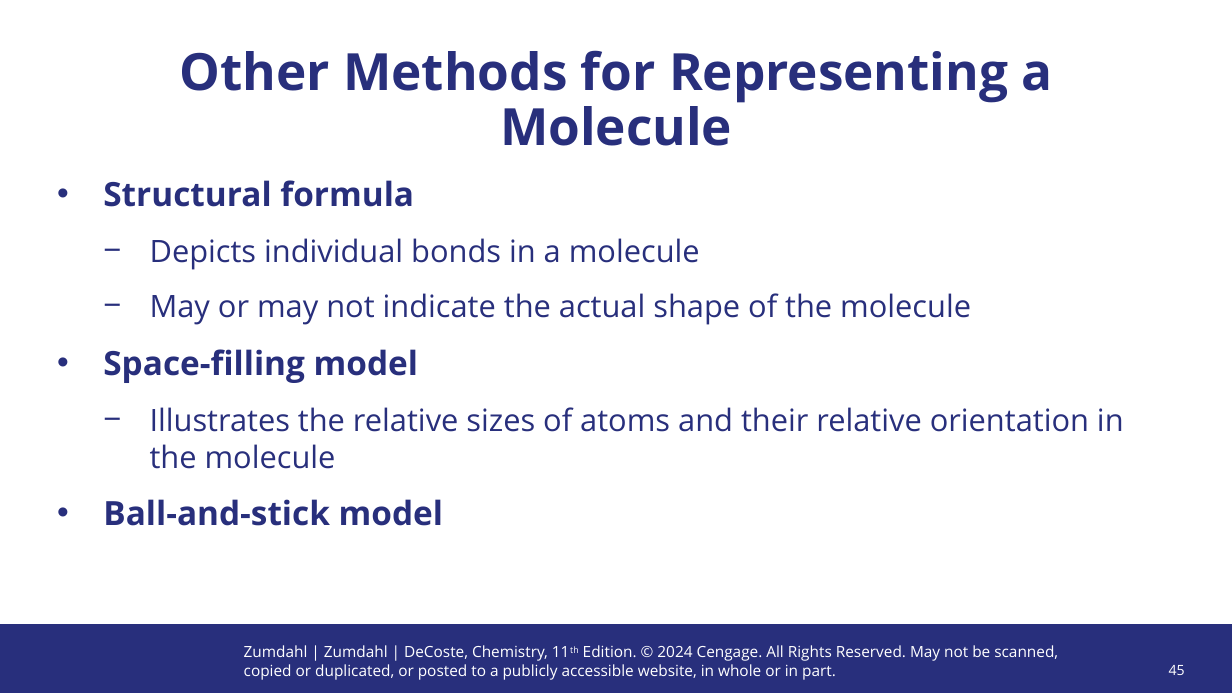
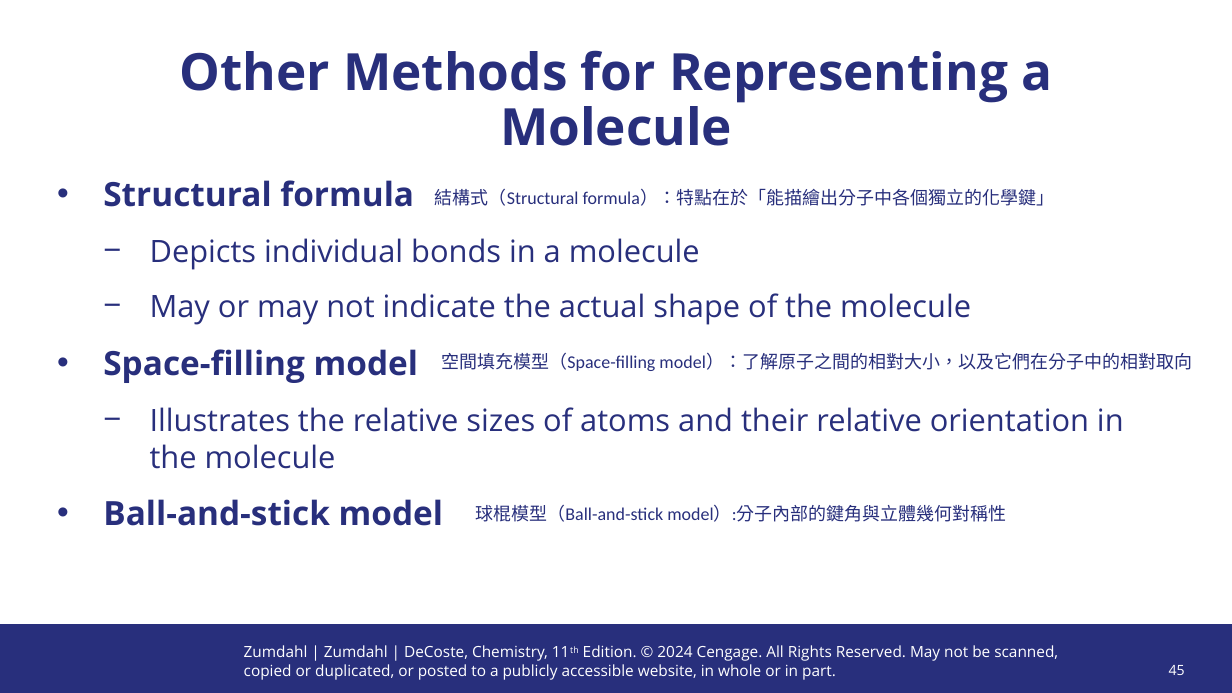
Before and after one commit to XUP45P3/NTUT, a slide deck: slide 45 of 化學（一）/化學-CH2.ppt. Drawn at 1232x693 pixels with LibreOffice and Linux fonts; fonts in the diff are those of the drawing; background and template pictures are left out. Boxes give left, top, right and bottom in pixels: in the first picture for what was removed or moved away, otherwise in the second. Text is boxed around its words. In the diff, an @@ line names an element or a change of style, - is before the commit and + after.

```diff
--- a/化學（一）/化學-CH2.ppt
+++ b/化學（一）/化學-CH2.ppt
@@ text added at [435, 189, 1055, 206], 14 pt, text #282F7C @@
+結構式（Structural formula）：特點在於「能描繪出分子中各個獨立的化學鍵」
@@ text added at [441, 353, 1192, 371], 14 pt, text #282F7C @@
+空間填充模型（Space-filling model）：了解原子之間的相對大小，以及它們在分子中的相對取向
@@ text added at [475, 505, 1006, 522], 14 pt, text #282F7C @@
+球棍模型（Ball-and-stick model）:分子內部的鍵角與立體幾何對稱性
```
Also in this commit, not shown: 11 other slides changed, 10 other files.
